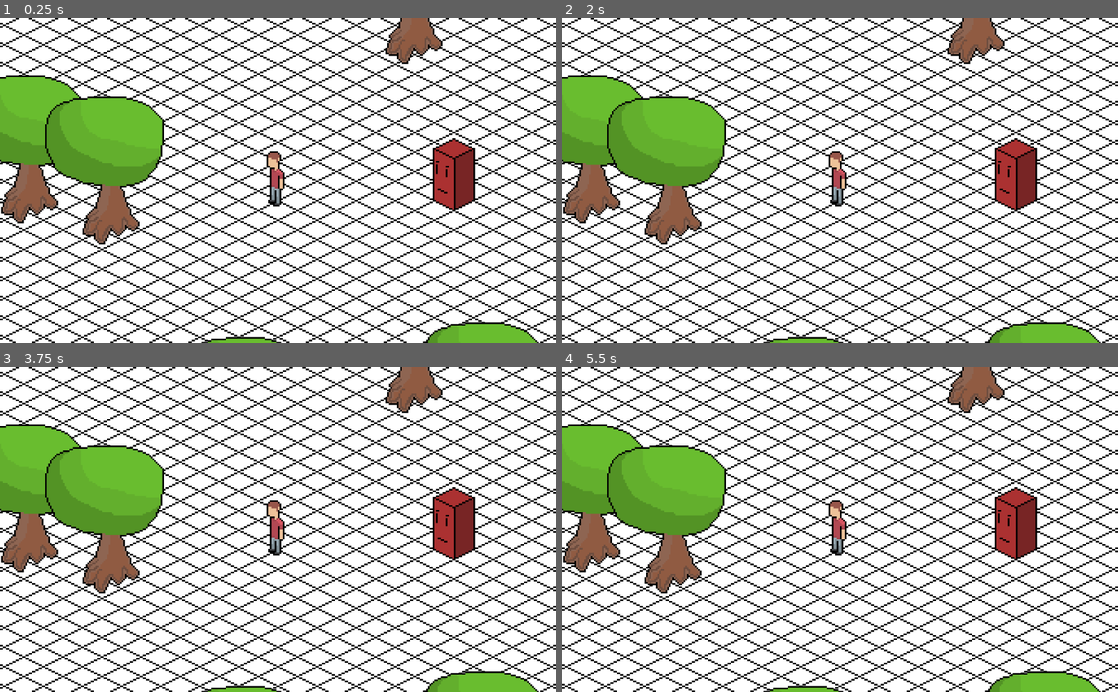
Above: before the commit, frames 1-4 (two rows, left to right).
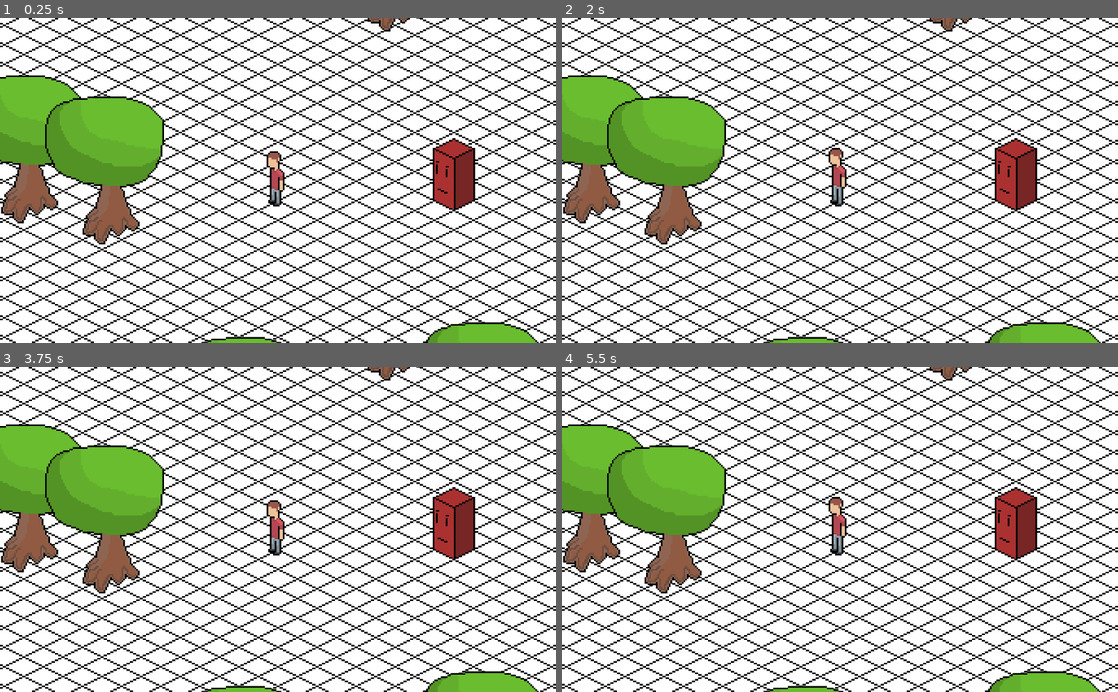
Above: after the commit, the same moments.

Repository: TyGuy54/Game_Project
Game: Godot game, scene res://Worlds/World.tscn
Two runs of this game, one before a commit and one after it. Both use one fixed random seed, a clock stepped at 60 frames per second and the inputs below. The project has no main scene, so this scene is started directly.
Inputs:
- Up to frame 1 (0.25 s): no input
- Up to frame 2 (2 s): tap Enter at 0.5 s; hold Right (ui_right) 0.53-1.28 s; hold Space (attack) 0.53-1.28 s; hold Down (ui_down) from 1.28 s (still down); tap Space (attack) at 1.35 s
- Up to frame 3 (3.75 s): release Down (ui_down) at 2.03 s; hold Right (ui_right) 2.03-2.78 s; hold Space (attack) 2.03-2.78 s; hold Up (ui_up) 2.78-3.53 s; tap Space (attack) at 2.85 s; hold Left (ui_left) from 3.53 s (still down); hold Space (attack) from 3.53 s (still down)
- Up to frame 4 (5.5 s): release Space (attack) at 4.28 s; tap Space (attack) at 4.35 s; release Left (ui_left) at 5.03 s; hold Down (ui_down) from 5.03 s (still down); hold Space (attack) from 5.03 s (still down)

The runs differ from the first frame. In frame 1, 1.1% of the frame differs, in the area x 48-80%, y 0-54%; in frame 2, 1.2%; in frame 3, 1.1%; in frame 4, 1.2%, in the area x 47-80%, y 0-54%.

Commit message:
Trees can drop item, enemy follows player

Diff:
--- a/Isometric Game Project/Enimies/test_dummy.gd
+++ b/Isometric Game Project/Enimies/test_dummy.gd
@@ -1,10 +1,27 @@
 extends KinematicBody2D
 
 
+var velocity = Vector2.ZERO
+var player = null
+
+export var run_speed = 30
 export var health = 15
 
+# enemy health
 func handle_hit():
 	health -= 5
 	print('Enemy health ', health)
 	if health <= 0:
 		queue_free()
+
+func _physics_process(delta):
+	velocity = Vector2.ZERO
+	if player:
+		velocity = position.direction_to(player.position) * run_speed
+	velocity = move_and_slide(velocity)
+
+func _on_alert_zone_body_entered(body):
+	 player = body
+
+func _on_alert_zone_body_exited(body):
+	player = null
--- a/Isometric Game Project/Enimies/test_dummy.tscn
+++ b/Isometric Game Project/Enimies/test_dummy.tscn
@@ -2,13 +2,15 @@
 
 [ext_resource path="res://assests/enimies_assets/test_dummy.png" type="Texture" id=1]
 [ext_resource path="res://Enimies/test_dummy.gd" type="Script" id=2]
-[ext_resource path="res://hit_box.gd" type="Script" id=3]
 
 [sub_resource type="RectangleShape2D" id=1]
-extents = Vector2( 12.75, 8.75 )
+extents = Vector2( 13, 12 )
 
 [sub_resource type="RectangleShape2D" id=2]
-extents = Vector2( 13, 11.25 )
+extents = Vector2( 14.75, 16.125 )
+
+[sub_resource type="CircleShape2D" id=3]
+radius = 82.0061
 
 [node name="test_dummy" type="KinematicBody2D"]
 script = ExtResource( 2 )
@@ -17,15 +19,21 @@
 texture = ExtResource( 1 )
 
 [node name="CollisionShape2D" type="CollisionShape2D" parent="."]
-position = Vector2( -1.75, 15.25 )
+position = Vector2( -1, 12 )
 shape = SubResource( 1 )
 
 [node name="hit_box" type="Area2D" parent="."]
 position = Vector2( -1, 1.5 )
-script = ExtResource( 3 )
 
 [node name="CollisionShape2D" type="CollisionShape2D" parent="hit_box"]
-position = Vector2( 0, 1.25 )
+position = Vector2( -1, -4.375 )
 shape = SubResource( 2 )
 
-[connection signal="area_entered" from="hit_box" to="." method="_on_hit_box_area_entered"]
+[node name="alert_zone" type="Area2D" parent="."]
+
+[node name="CollisionShape2D" type="CollisionShape2D" parent="alert_zone"]
+position = Vector2( 0, -1 )
+shape = SubResource( 3 )
+
+[connection signal="body_entered" from="alert_zone" to="." method="_on_alert_zone_body_entered"]
+[connection signal="body_exited" from="alert_zone" to="." method="_on_alert_zone_body_exited"]
--- /dev/null
+++ b/Isometric Game Project/Enviorment/tree/log.tscn
@@ -0,0 +1,17 @@
+[gd_scene load_steps=3 format=2]
+
+[ext_resource path="res://assests/white_tile1.png" type="Texture" id=1]
+
+[sub_resource type="CircleShape2D" id=1]
+radius = 13.0
+
+[node name="log" type="KinematicBody2D"]
+
+[node name="Sprite" type="Sprite" parent="."]
+modulate = Color( 0.372549, 0.333333, 0.215686, 1 )
+texture = ExtResource( 1 )
+
+[node name="CollisionShape2D" type="CollisionShape2D" parent="."]
+position = Vector2( 0, 2 )
+shape = SubResource( 1 )
+disabled = true
--- /dev/null
+++ b/Isometric Game Project/Enviorment/tree/tree.gd
@@ -0,0 +1,17 @@
+extends StaticBody2D
+
+export var tree_health = 25
+export var item_log = preload("res://Enviorment/tree/log.tscn")
+
+func handle_hit():
+	tree_health -= 5
+	print('Tree Health ', tree_health)
+	if tree_health <= 0:
+		dropped_item()
+		print("droped item: log")
+		queue_free()
+
+func dropped_item():
+	var item = item_log.instance()
+	item.position = position
+	get_parent().add_child(item)
--- a/Isometric Game Project/tree.tscn
+++ b/Isometric Game Project/Enviorment/tree/tree.tscn
@@ -1,11 +1,16 @@
-[gd_scene load_steps=3 format=2]
+[gd_scene load_steps=5 format=2]
 
 [ext_resource path="res://assests/world_assets/tree.png" type="Texture" id=1]
+[ext_resource path="res://Enviorment/tree/tree.gd" type="Script" id=2]
 
 [sub_resource type="RectangleShape2D" id=1]
 extents = Vector2( 16.5, 10 )
 
+[sub_resource type="RectangleShape2D" id=2]
+extents = Vector2( 10.5, 15.5 )
+
 [node name="tree" type="StaticBody2D"]
+script = ExtResource( 2 )
 
 [node name="Sprite" type="Sprite" parent="."]
 position = Vector2( 1, -21 )
@@ -15,3 +20,9 @@
 [node name="CollisionShape2D" type="CollisionShape2D" parent="."]
 position = Vector2( 1.5, 12 )
 shape = SubResource( 1 )
+
+[node name="hit_box" type="Area2D" parent="."]
+
+[node name="CollisionShape2D" type="CollisionShape2D" parent="hit_box"]
+position = Vector2( 0.5, -5.5 )
+shape = SubResource( 2 )
--- a/Isometric Game Project/Player/Player.gd
+++ b/Isometric Game Project/Player/Player.gd
@@ -16,10 +16,15 @@
 	if Input.is_physical_key_pressed(key["S"]): velocity.y += .5
 	if Input.is_physical_key_pressed(key["D"]): velocity.x += 1
 
+	#velocity.y = Input.get_action_strength("down") - Input.get_action_strength("up")
+	#velocity.x = Input.get_action_strength("right") - Input.get_action_strength("left")
+
 	velocity = velocity.normalized() * player_movement_speed
 
-	if velocity: animation_player.play("Run_Left")
-	else: animation_player.play('Idle')
+	if velocity:
+		animation_player.play("Run_Left")
+	else:
+		animation_player.play('Idle')
 
 
 #### DASH LOGIC ####
@@ -55,10 +60,12 @@
 	is_dashing = false
 	dash_cooldown_timer.start()
 
-func open_dash(): is_cooling = false
+func open_dash():
+	is_cooling = false
 
 func dash_if_so(event):
-	if is_dashing || is_cooling || not event is InputEventKey || event.is_echo(): return
+	if is_dashing or is_cooling or not event is InputEventKey or event.is_echo():
+		return
 	if event.get_scancode() == KEY_VALUES["SHIFT"] && event.is_pressed():
 		perform_dash()
 
@@ -93,48 +100,3 @@
 func _input(event):
 	dash_if_so(event)
 	player_attack()
-
-
-
-
-## for now this is jut some basic movment code for the pourpose of prototyping!
-#
-#export var speed = 200
-
-#
-#var velocity = Vector2.ZERO
-#var animation_player = null
-#
-#func _ready():
-#	animation_player = $AnimationPlayer
-#
-## this is so the player moves isometricly in a grid some what.
-#func cartision_to_isometric(cartision):
-#	return Vector2(cartision.x - cartision.y, (cartision.x + cartision.y) / 2)
-#
-## getting input from the player
-#func get_movement_input():
-#	velocity = Vector2.ZERO
-#
-#	velocity.x = Input.get_action_strength("ui_down") - Input.get_action_strength("ui_up")
-#	velocity.y = Input.get_action_strength("ui_left") - Input.get_action_strength("ui_right")
-#
-#	velocity = velocity.normalized() * speed
-#	print(velocity)
-#	velocity = cartision_to_isometric(velocity)
-#
-#	if velocity != Vector2.ZERO:
-#		animation_player.play("Run_Left")
-#	else:
-#		animation_player.play('Idle')
-#
-#
-
-#
-## all the players pysics
-#func _physics_process(delta):
-#	get_movement_input()
-#	velocity = move_and_slide(velocity)
-#
-#func _input(event):
-#	player_atack()
--- a/Isometric Game Project/Player/Player.tscn
+++ b/Isometric Game Project/Player/Player.tscn
@@ -9,7 +9,7 @@
 
 [sub_resource type="Animation" id=3]
 resource_name = "Idle"
-length = 0.3
+length = 0.5
 loop = true
 tracks/0/type = "value"
 tracks/0/path = NodePath("Sprite:frame")
@@ -18,10 +18,10 @@
 tracks/0/imported = false
 tracks/0/enabled = true
 tracks/0/keys = {
-"times": PoolRealArray( 0, 0.1, 0.2 ),
-"transitions": PoolRealArray( 1, 1, 1 ),
+"times": PoolRealArray( 0, 0.1, 0.2, 0.3, 0.4, 0.5 ),
+"transitions": PoolRealArray( 1, 1, 1, 1, 1, 1 ),
 "update": 1,
-"values": [ 0, 1, 2 ]
+"values": [ 0, 0, 1, 1, 2, 2 ]
 }
 
 [sub_resource type="Animation" id=4]
@@ -41,7 +41,7 @@
 
 [sub_resource type="Animation" id=5]
 resource_name = "Run_Left"
-length = 0.7
+length = 0.6
 loop = true
 tracks/0/type = "value"
 tracks/0/path = NodePath("Sprite:frame")
@@ -61,6 +61,7 @@
 
 [node name="Player" type="KinematicBody2D"]
 script = ExtResource( 2 )
+dash_multiplier = 3
 
 [node name="Sprite" type="Sprite" parent="."]
 texture = ExtResource( 1 )
--- a/Isometric Game Project/Worlds/World.tscn
+++ b/Isometric Game Project/Worlds/World.tscn
@@ -5,7 +5,7 @@
 [ext_resource path="res://Player/Player.tscn" type="PackedScene" id=3]
 [ext_resource path="res://Enimies/test_dummy.tscn" type="PackedScene" id=4]
 [ext_resource path="res://assests/world_assets/tree.png" type="Texture" id=5]
-[ext_resource path="res://tree.tscn" type="PackedScene" id=6]
+[ext_resource path="res://Enviorment/tree/tree.tscn" type="PackedScene" id=6]
 
 [sub_resource type="ConvexPolygonShape2D" id=3]
 points = PoolVector2Array( 6, 25, 20, 18, 26, 21, 13, 28 )
@@ -134,11 +134,12 @@
 [node name="test_dummy" parent="YSort" instance=ExtResource( 4 )]
 position = Vector2( 185, 94 )
 z_as_relative = false
+run_speed = 45
 
 [node name="trees" type="YSort" parent="YSort"]
 
 [node name="tree10" parent="YSort/trees" instance=ExtResource( 6 )]
-position = Vector2( 159, 2 )
+position = Vector2( 148, -18 )
 
 [node name="tree" parent="YSort/trees" instance=ExtResource( 6 )]
 position = Vector2( -7, -49 )
--- a/Isometric Game Project/project.godot
+++ b/Isometric Game Project/project.godot
@@ -50,6 +50,26 @@
 "events": [ Object(InputEventKey,"resource_local_to_scene":false,"resource_name":"","device":0,"alt":false,"shift":false,"control":false,"meta":false,"command":false,"pressed":false,"scancode":32,"physical_scancode":0,"unicode":0,"echo":false,"script":null)
  ]
 }
+left={
+"deadzone": 0.5,
+"events": [ Object(InputEventKey,"resource_local_to_scene":false,"resource_name":"","device":0,"alt":false,"shift":false,"control":false,"meta":false,"command":false,"pressed":false,"scancode":0,"physical_scancode":65,"unicode":0,"echo":false,"script":null)
+ ]
+}
+right={
+"deadzone": 0.5,
+"events": [ Object(InputEventKey,"resource_local_to_scene":false,"resource_name":"","device":0,"alt":false,"shift":false,"control":false,"meta":false,"command":false,"pressed":false,"scancode":0,"physical_scancode":68,"unicode":0,"echo":false,"script":null)
+ ]
+}
+up={
+"deadzone": 0.5,
+"events": [ Object(InputEventKey,"resource_local_to_scene":false,"resource_name":"","device":0,"alt":false,"shift":false,"control":false,"meta":false,"command":false,"pressed":false,"scancode":0,"physical_scancode":87,"unicode":0,"echo":false,"script":null)
+ ]
+}
+down={
+"deadzone": 0.5,
+"events": [ Object(InputEventKey,"resource_local_to_scene":false,"resource_name":"","device":0,"alt":false,"shift":false,"control":false,"meta":false,"command":false,"pressed":false,"scancode":0,"physical_scancode":83,"unicode":0,"echo":false,"script":null)
+ ]
+}
 
 [physics]
 
Renamed: Isometric Game Project/hit_box.gd -> Isometric Game Project/Enimies/alert_zobe.gd
Binary file removed: Isometric Game Project/assets/enimies_assets/test_dummy.png
Not shown, removed: Isometric Game Project/assets/enimies_assets/test_dummy.png.import
Binary file removed: Isometric Game Project/assets/player_assets/isometric_player_character.png
Not shown, removed: Isometric Game Project/assets/player_assets/isometric_player_character.png.import
Binary file removed: Isometric Game Project/assets/player_assets/isometric_player_character_animation-Sheet.png
Not shown, removed: Isometric Game Project/assets/player_assets/isometric_player_character_animation-Sheet.png.import
Binary file removed: Isometric Game Project/assets/wall.png
Not shown, removed: Isometric Game Project/assets/wall.png.import
Binary file removed: Isometric Game Project/assets/white_tile1.png
Not shown, removed: Isometric Game Project/assets/white_tile1.png.import
Binary file removed: Isometric Game Project/assets/world_assets/tree.png
(and 1 more such lines)
